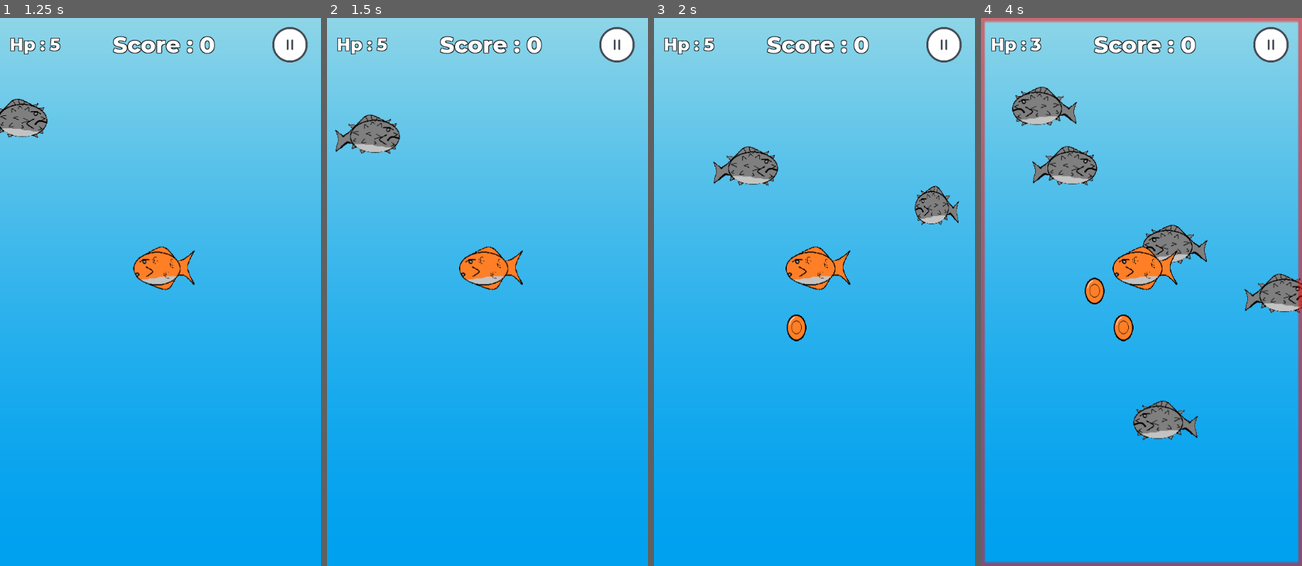
Above: before the commit, frames 1-4 (left to right).
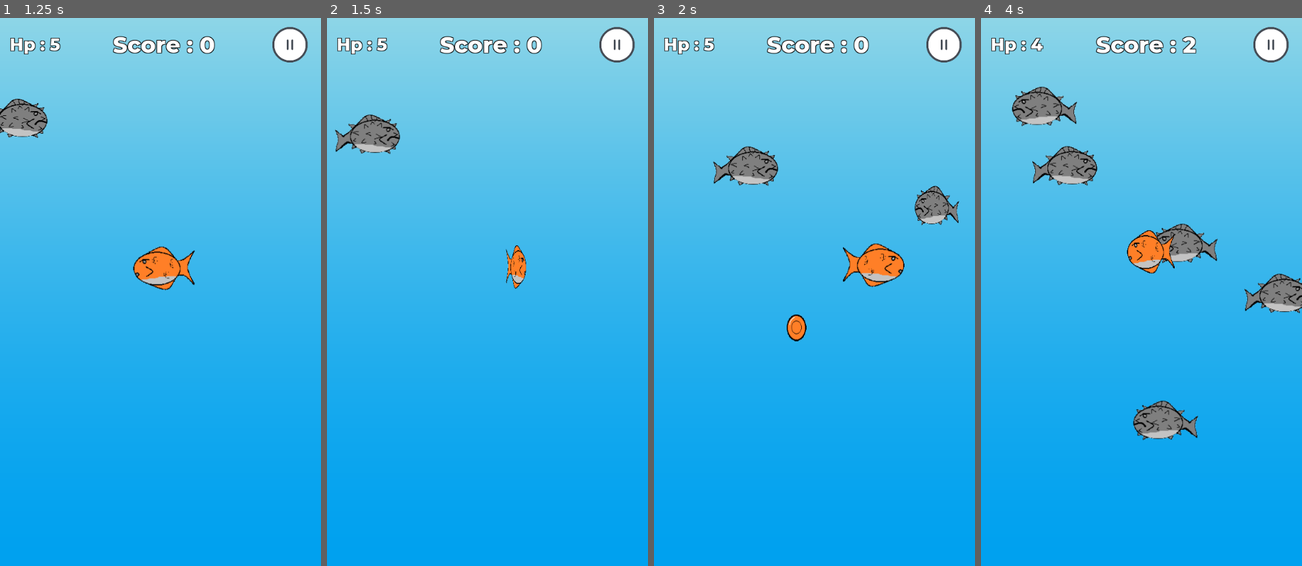
Above: after the commit, the same moments.

Repository: renosyah/gold-fish
Game: Godot game, scene res://asset/menu/menu.tscn
The game is run twice, just before and just after one commit, with the same random seed, the same clock (stepped at 60 frames per second) and the same inputs.
Inputs (mouse positions are in pixels of both pictures, inside the frame that each line leads up to):
- Up to frame 1 (1.25 s): click (160, 363) at 0.5 s
- Up to frame 2 (1.5 s): move the mouse to (558, 264) at 1.27 s; press the mouse at (558, 264) at 1.28 s
- Up to frame 3 (2 s): no input
- Up to frame 4 (4 s): move the mouse to (1077, 319) at 2.02 s; release the mouse at (1077, 319) at 2.03 s; click (1077, 319) at 2.1 s; move the mouse to (1173, 171) at 2.77 s; press the mouse at (1173, 171) at 2.78 s; move the mouse to (1125, 401) at 3.52 s; release the mouse at (1125, 401) at 3.53 s; click (1125, 401) at 3.6 s

Frame 1 is identical in both runs. In frame 2, 1.2% of the frame differs, in the area x 41-63%, y 41-50%; in frame 3, 2.0%; in frame 4, 7.2%, in the area x 0-100%, y 0-100%.

Commit message:
fix bugs

Diff:
--- a/asset/game/game.tscn
+++ b/asset/game/game.tscn
@@ -17,9 +17,8 @@
 [node name="CanvasLayer" type="CanvasLayer" parent="."]
 
 [node name="click_area" type="Control" parent="CanvasLayer"]
-margin_left = 600.0
-margin_right = 600.0
-margin_bottom = 100.0
+anchor_right = 1.0
+anchor_bottom = 1.0
 
 [node name="ui_panel" type="HBoxContainer" parent="CanvasLayer"]
 anchor_right = 1.0
